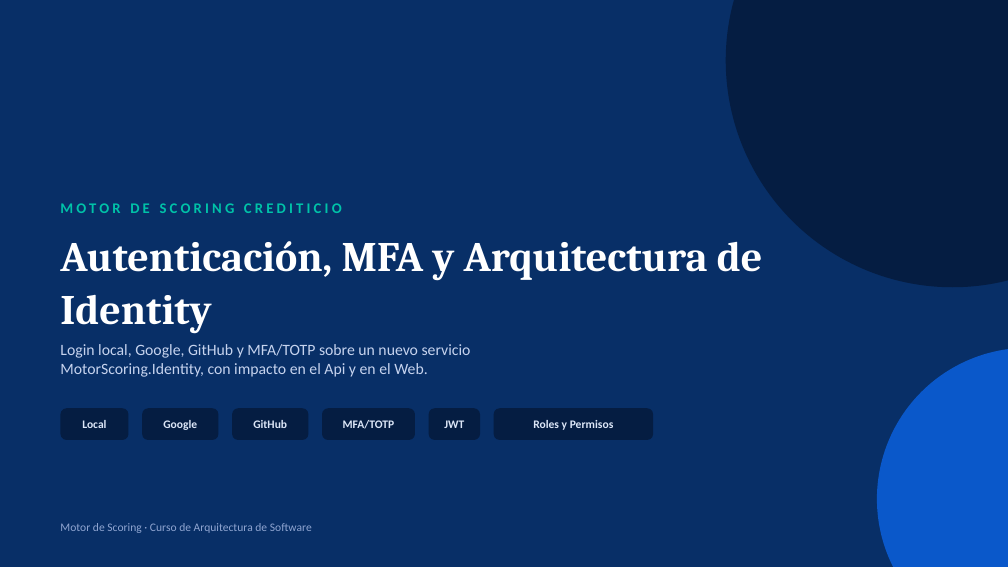
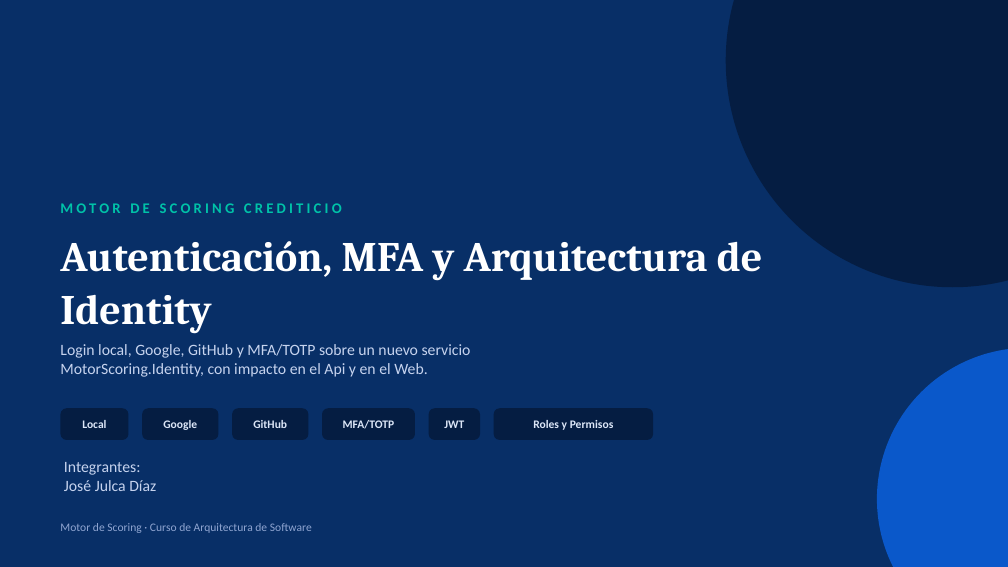
Before and after one commit to JoseJulca/MotorScoring-Net-MFA, a slide deck: slide 1 of Docs/MotorScoring_Auth_MFA_Identity.pptx. Drawn at 1008x567 pixels with LibreOffice and Linux fonts; fonts in the diff are those of the drawing. Boxes give left, top, right and bottom in pixels: in the first picture for what was removed or moved away, otherwise in the second. Text is boxed around its words. In the diff, an @@ line names an element or a change of style, - is before the commit and + after.

```diff
--- a/Docs/MotorScoring_Auth_MFA_Identity.pptx
+++ b/Docs/MotorScoring_Auth_MFA_Identity.pptx
@@ text added at bbox=[64, 462, 156, 491], 15 pt, text #C6D3EE @@
+Integrantes:
+José Julca Díaz
```
Also in this commit, not shown: 1 other slide changed.
